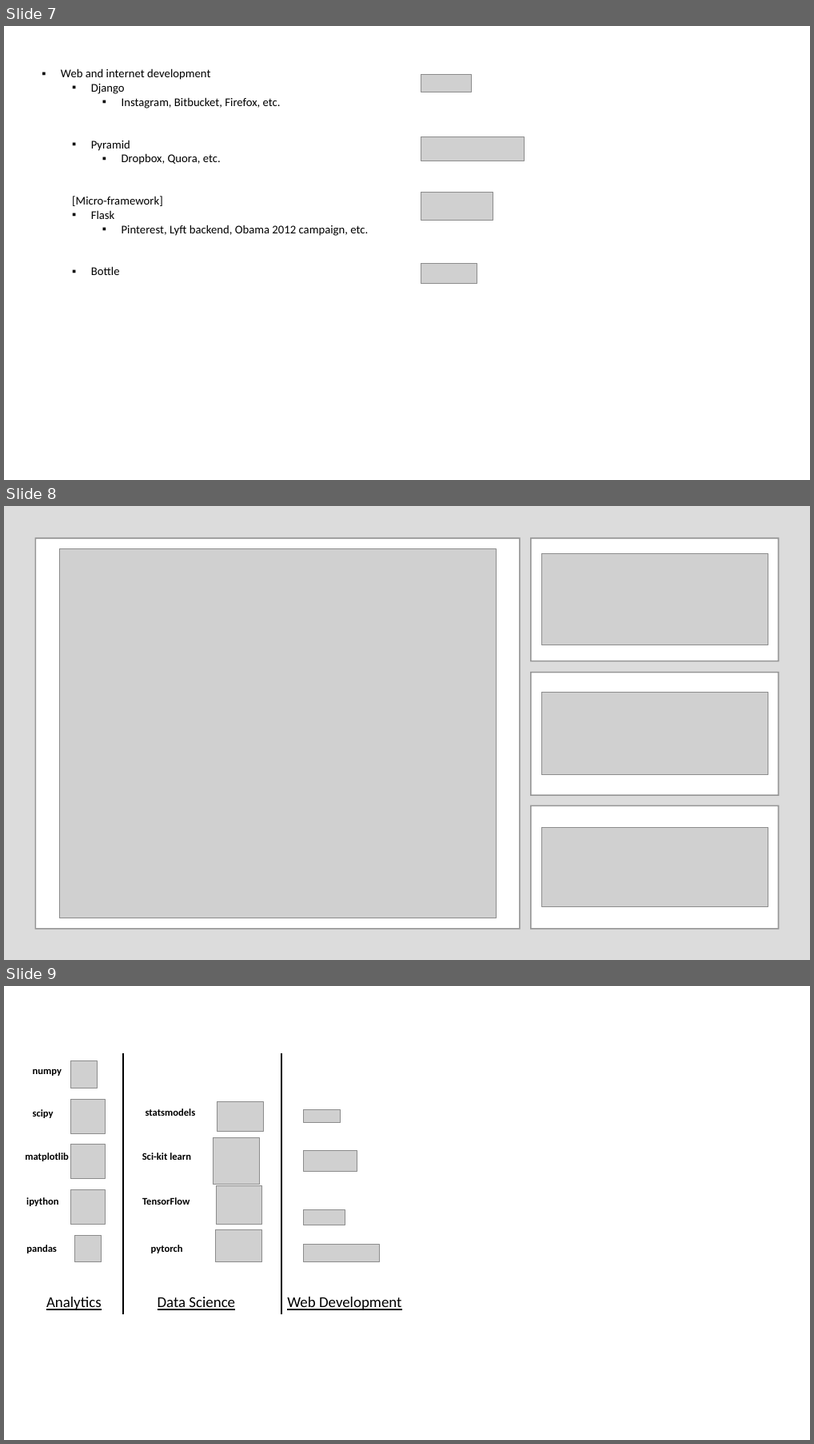
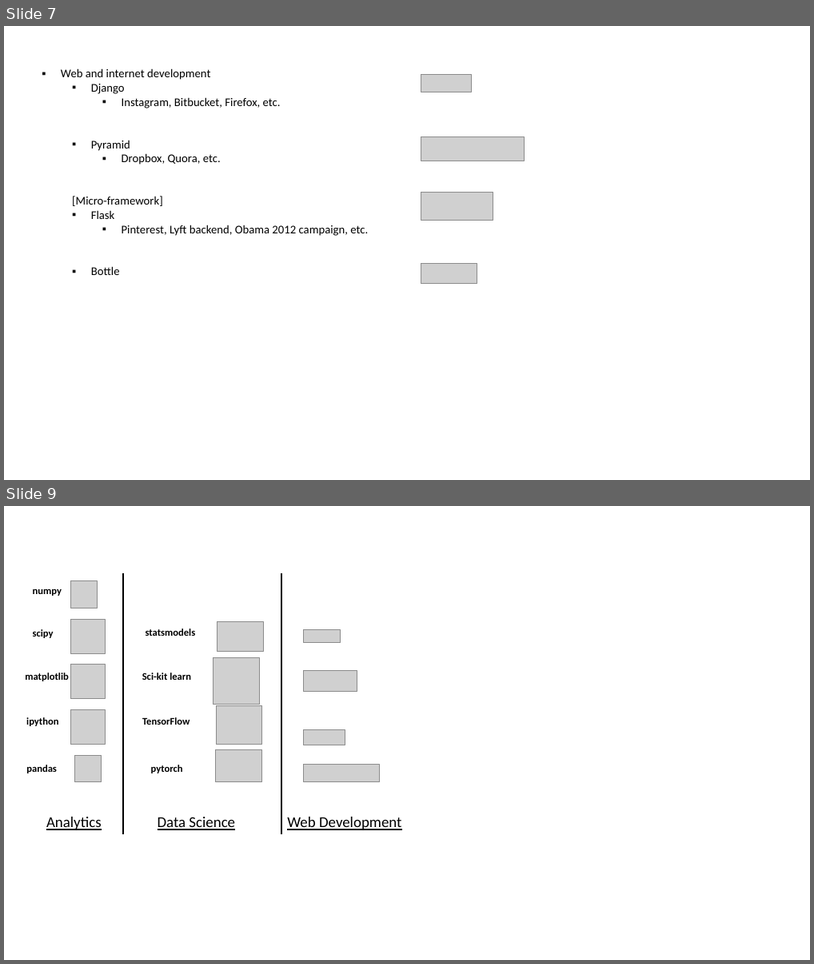
Before and after one commit to xiangshiyin/atl_meetup_20190302, a slide deck: materials/draft.pptx. Shown one above the other, each under a label of ours: slides 7, 8 and 9 before the commit, slides 7 and 9 after it; the slides between them are not shown. The pictures are 814x1444 and 814x964 pixels, drawn with LibreOffice and Linux fonts; fonts in the diff are those of the drawing; grey boxes stand for pictures. Boxes give left, top, right and bottom in pixels: in the first picture for what was removed or moved away, otherwise in the second. Text is boxed around its words. In the diff, an @@ line names an element or a change of style, - is before the commit and + after.

```diff
--- a/materials/draft.pptx
+++ b/materials/draft.pptx
@@ slide 8 removed at (x1=4, y1=506, x2=810, y2=960), background #FFFFFF @@
@@ rectangle removed at (x1=4, y1=506, x2=810, y2=960) @@
@@ rectangle removed at (x1=35, y1=538, x2=520, y2=928) @@
@@ picture removed at (x1=59, y1=549, x2=497, y2=917) @@
@@ rectangle removed at (x1=531, y1=538, x2=779, y2=661) @@
@@ picture removed at (x1=542, y1=554, x2=768, y2=645) @@
@@ rectangle removed at (x1=531, y1=672, x2=779, y2=795) @@
@@ picture removed at (x1=542, y1=692, x2=768, y2=776) @@
@@ rectangle removed at (x1=531, y1=805, x2=779, y2=928) @@
@@ picture removed at (x1=542, y1=828, x2=768, y2=907) @@
```
Also in this commit, not shown: 1 slide added, 3 other files.
